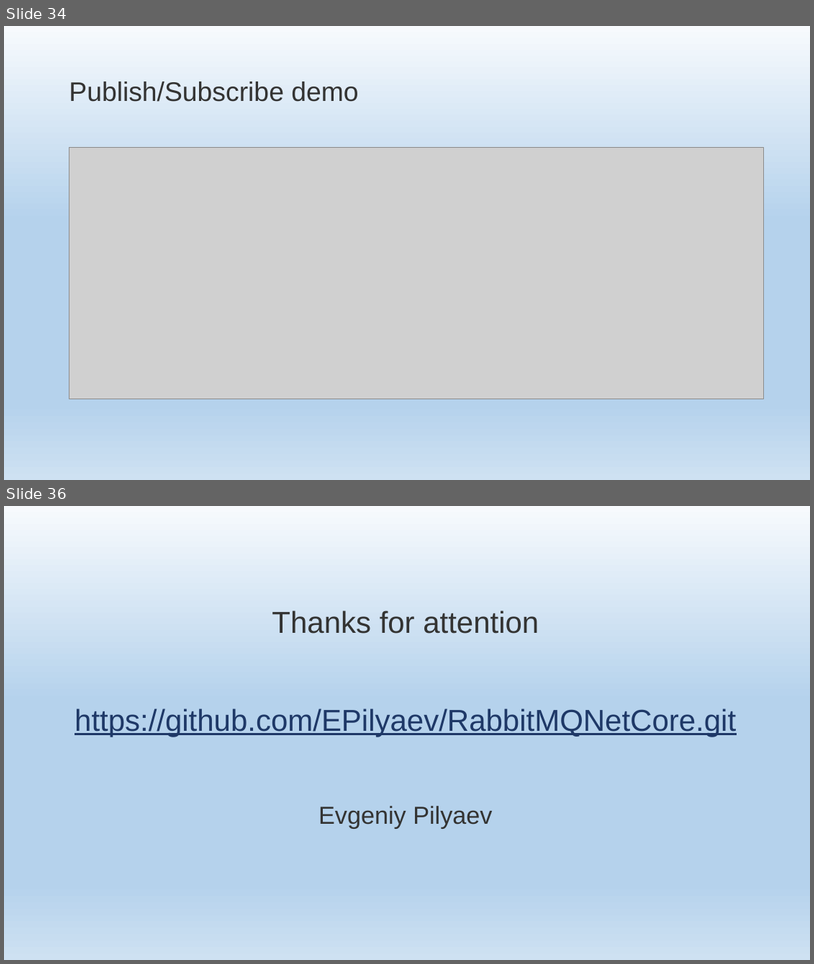
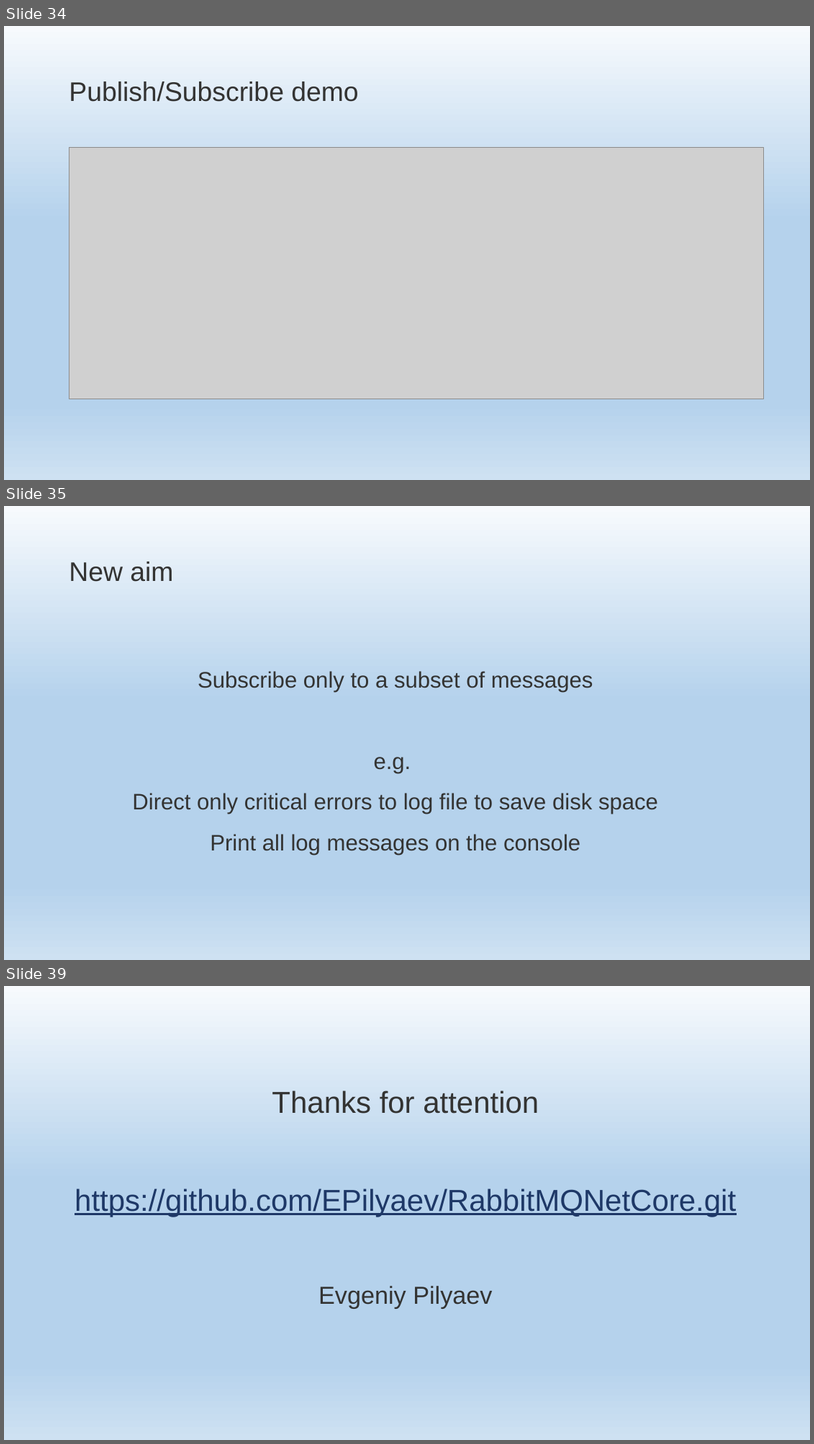
Before and after one commit to EPilyaev/RabbitMQNetCore, a slide deck: RabbitMQNetCore.pptm. Shown one above the other, each under a label of ours: slides 34 and 36 before the commit, slides 34, 35 and 39 after it; the slides between them are not shown. The pictures are 814x964 and 814x1444 pixels, drawn with LibreOffice and Linux fonts; fonts in the diff are those of the drawing; grey boxes stand for pictures; background and template pictures are left out. Boxes give left, top, right and bottom in pixels: in the first picture for what was removed or moved away, otherwise in the second. Text is boxed around its words. In the diff, an @@ line names an element or a change of style, - is before the commit and + after.

```diff
--- a/RabbitMQNetCore.pptm
+++ b/RabbitMQNetCore.pptm
@@ slide 35 added at bbox=[4, 506, 810, 960], background gradient #F7FAFD to #B5D2EC to #CEE1F2 @@
@@ title added at bbox=[69, 561, 173, 582], 48 pt, text #333332 @@
+New aim
@@ text added at bbox=[132, 671, 658, 854], 40 pt, text #333332 @@
+Subscribe only to a subset of messages
+e.g.
+Direct only critical errors to log file to save disk space
+Print all log messages on the console
@@ what was slide 36 is now slide 39 @@
```
Also in this commit, not shown: 6 slides changed, 3 other slides added, 1 slide removed.
